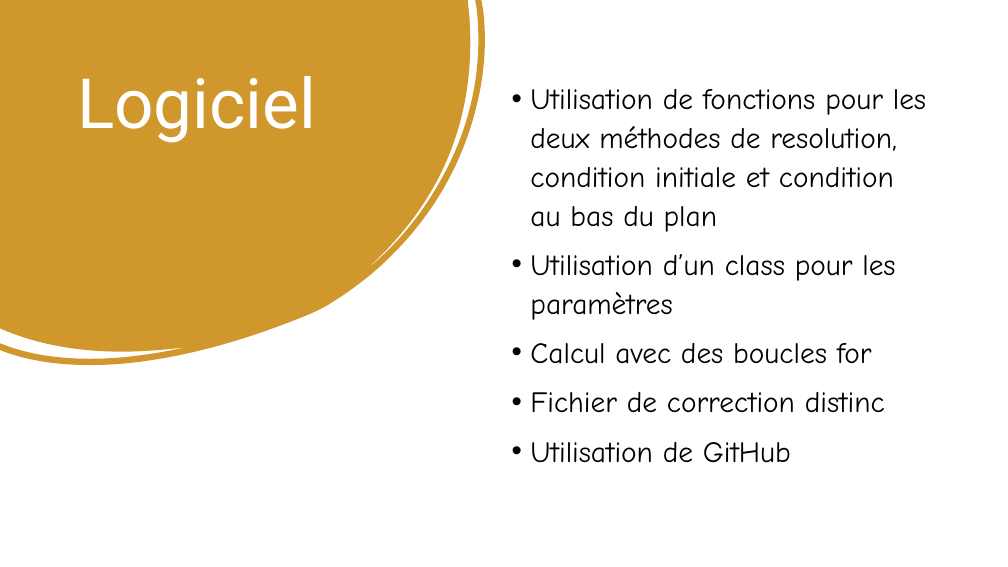
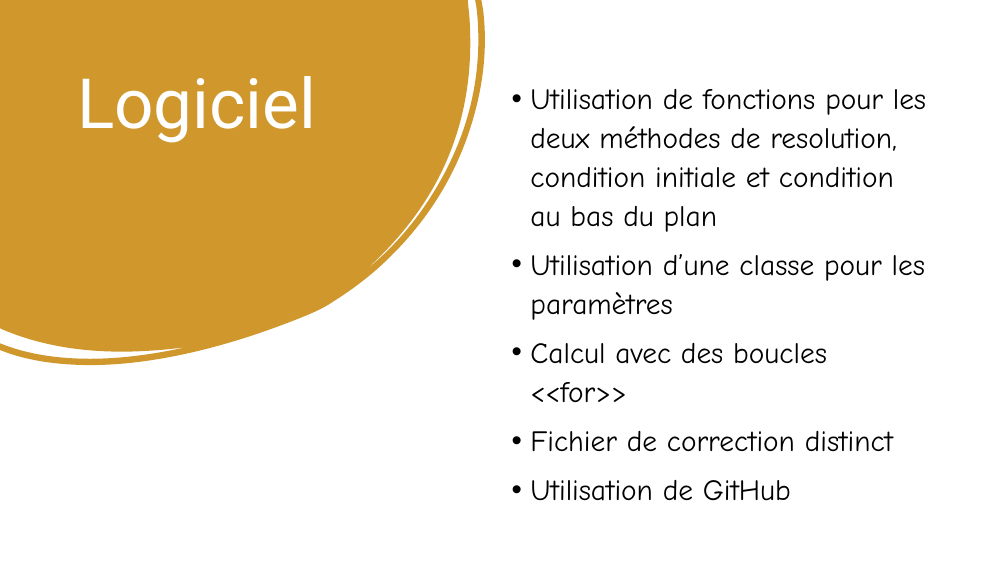
Before and after one commit to roroturgeon/GCH2545, a slide deck: slide 8 of Pâte à bagel.pptx. Drawn at 1008x567 pixels with LibreOffice and Linux fonts; fonts in the diff are those of the drawing. Boxes give left, top, right and bottom in pixels: in the first picture for what was removed or moved away, otherwise in the second. Text is boxed around its words. In the diff, an @@ line names an element or a change of style, - is before the commit and + after.

```diff
--- a/Pâte à bagel.pptx
+++ b/Pâte à bagel.pptx
@@ text at [530,254,925,451]: text changed @@
-• Utilisation d’un class pour les paramètres
-• Calcul avec des boucles for
-• Fichier de correction distinc
+• Utilisation d’une classe pour les paramètres
+• Calcul avec des boucles <<for>>
+• Fichier de correction distinct
```
Also in this commit, not shown: 1 other slide changed, 5 other files.
